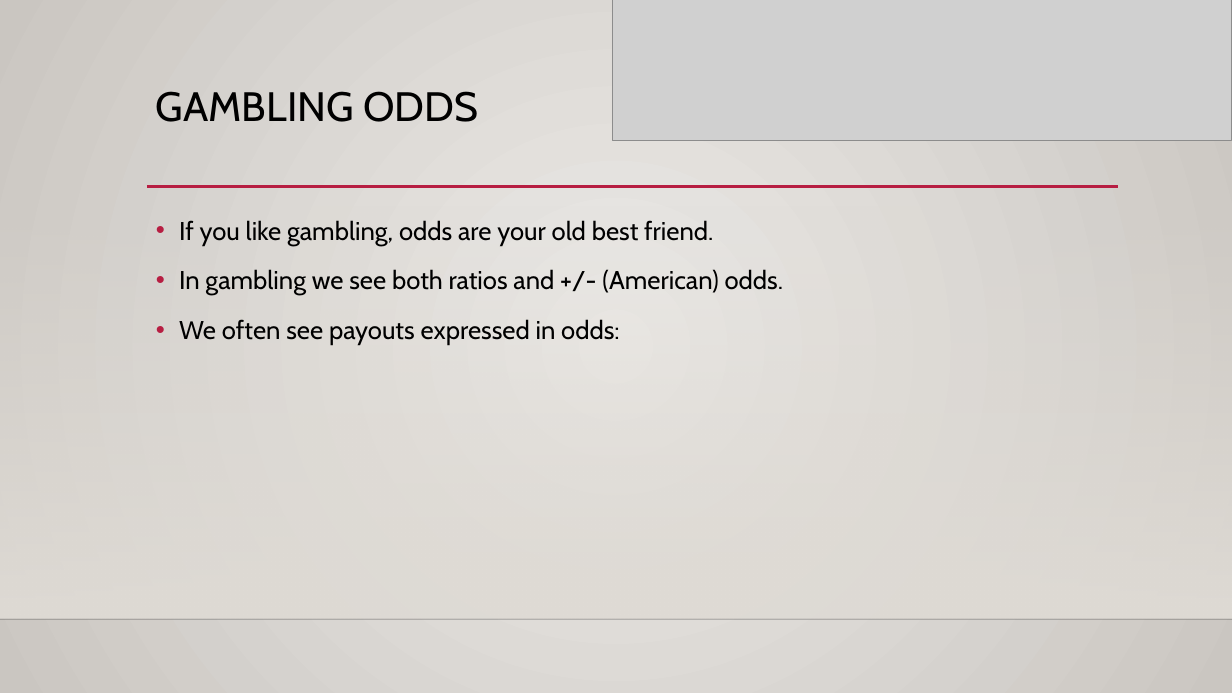
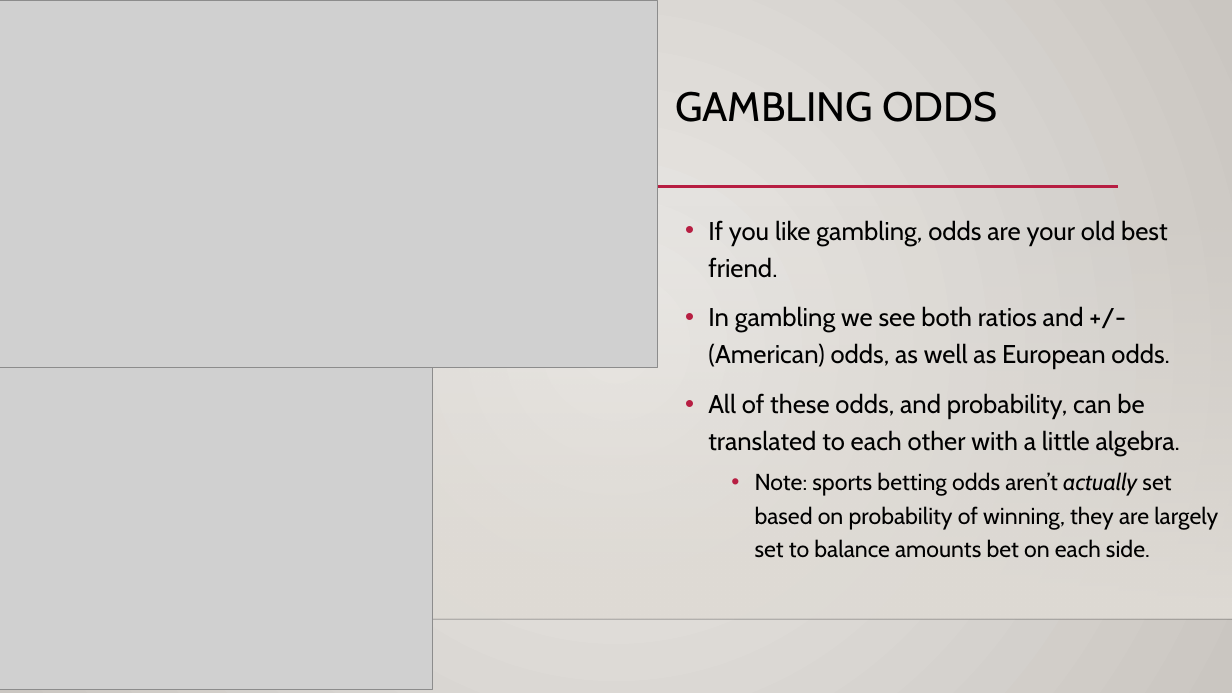
Before and after one commit to AkeemSemperDataScience/Basic_Stats_in_Python_Student_Repository, a slide deck: slide 35 of reference_material/slides/013_Probability_and_Bayes.pptx (slide 24 before the commit). Drawn at 1232x693 pixels with LibreOffice and Linux fonts; fonts in the diff are those of the drawing; grey boxes stand for pictures; background and template pictures are left out. Boxes give left, top, right and bottom in pixels: in the first picture for what was removed or moved away, otherwise in the second. Text is boxed around its words. In the diff, an @@ line names an element or a change of style, - is before the commit and + after.

```diff
--- a/reference_material/slides/013_Probability_and_Bayes.pptx
+++ b/reference_material/slides/013_Probability_and_Bayes.pptx
@@ picture added at (0,0,657,367) @@
@@ picture removed at (612,0,1232,140) @@
@@ title "GAMBLING ODDS": place and size @@
-title "GAMBLING ODDS" at (156,91,478,122)
+title "GAMBLING ODDS" at (675,91,997,122)
@@ text "If you like gambling, odds ...": place and size @@
-text "If you like gambling, odds ..." at (179,220,784,345)
+text "If you like gambling, odds ..." at (708,220,1218,558)
@@ text at (708,306,1218,558): text changed @@
-• In gambling we see both ratios and +/- (American) odds.
-• We often see payouts expressed in odds:
+• In gambling we see both ratios and +/- (American) odds, as well as European odds.
+• All of these odds, and probability, can be translated to each other with a little algebra.
+  • Note: sports betting odds aren’t actually set based on probability of winning, they are largely set to balance amounts bet on each side.
@@ picture added at (0,367,433,689) @@
```
Also in this commit, not shown: 15 other slides changed, 13 slides added, 1 slide removed.
